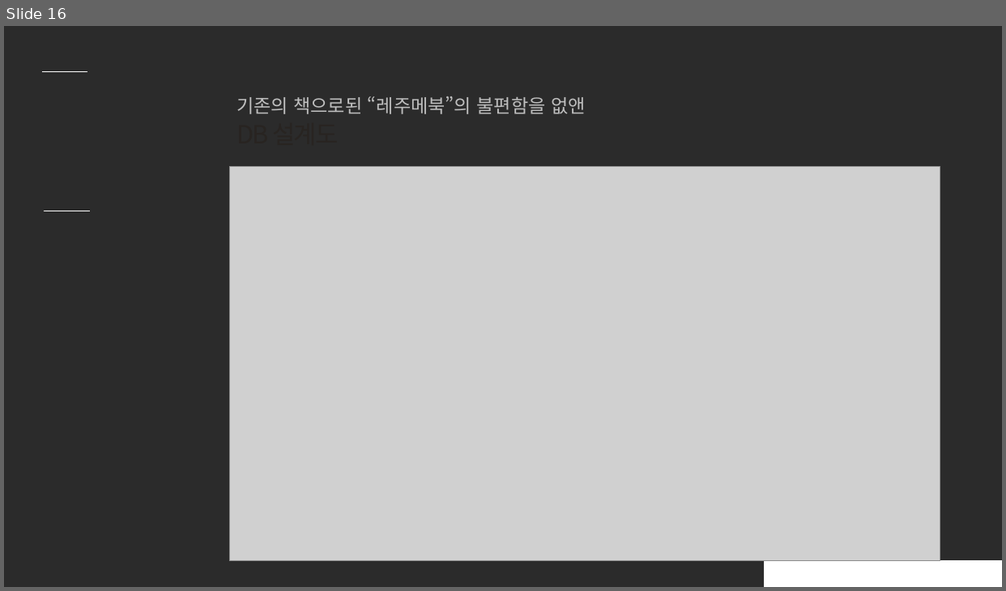
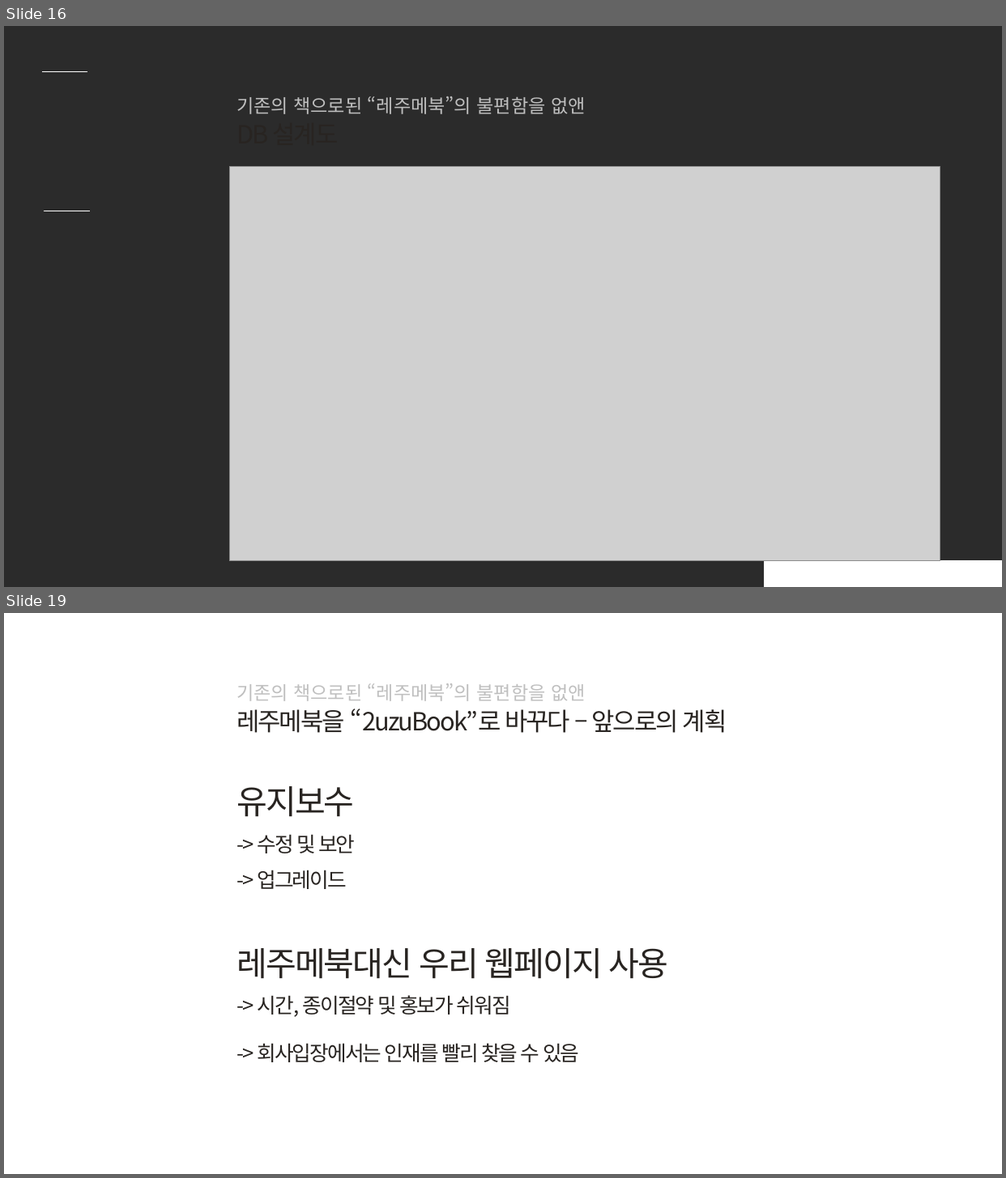
Before and after one commit to byh020907/2uzubook, a slide deck: Presentation/2uzuBook _1011.pptx. Shown one above the other, each under a label of ours: slide 16 before the commit, slides 16 and 19 after it; the slides between them are not shown. The pictures are 1006x591 and 1006x1178 pixels, drawn with LibreOffice and Linux fonts; fonts in the diff are those of the drawing; grey boxes stand for pictures; background and template pictures are left out; a plain dark background stands for a picture behind light text. Boxes give left, top, right and bottom in pixels: in the first picture for what was removed or moved away, otherwise in the second. Text is boxed around its words. In the diff, an @@ line names an element or a change of style, - is before the commit and + after.

Commit message:
Update ppt

```diff
--- a/Presentation/2uzuBook _1011.pptx
+++ b/Presentation/2uzuBook _1011.pptx
@@ slide 19 added at bbox=[4, 613, 1002, 1174], background picture (left out) @@
@@ line added from (42, 658) to (88, 658), #FFFFFF 0.5 pt @@
@@ text added at bbox=[236, 683, 586, 701], 18 pt, text #BFBFBF @@
+기존의 책으로된 “레주메북”의 불편함을 없앤
@@ text added at bbox=[236, 709, 727, 733], 24 pt, text #282421 @@
+레주메북을 “2uzuBook”로 바꾸다 – 앞으로의 계획
@@ text added at bbox=[351, 709, 501, 731], 24 pt, text #FFFFFF @@
+17
+앞으로의 계획
@@ line added from (44, 798) to (90, 798), #FFFFFF 0.5 pt @@
@@ text added at bbox=[236, 786, 669, 1063], 20 pt, text #282421 @@
+유지보수
+-> 수정 및 보안
+-> 업그레이드
+레주메북대신 우리 웹페이지 사용
+-> 시간, 종이절약 및 홍보가 쉬워짐
+-> 회사입장에서는 인재를 빨리 찾을 수 있음
@@ rectangle added at bbox=[765, 1148, 1002, 1174], fill #FFFFFF, outline #FFFFFF 1 pt @@
```
Also in this commit, not shown: 3 slides changed, 2 other slides added.
